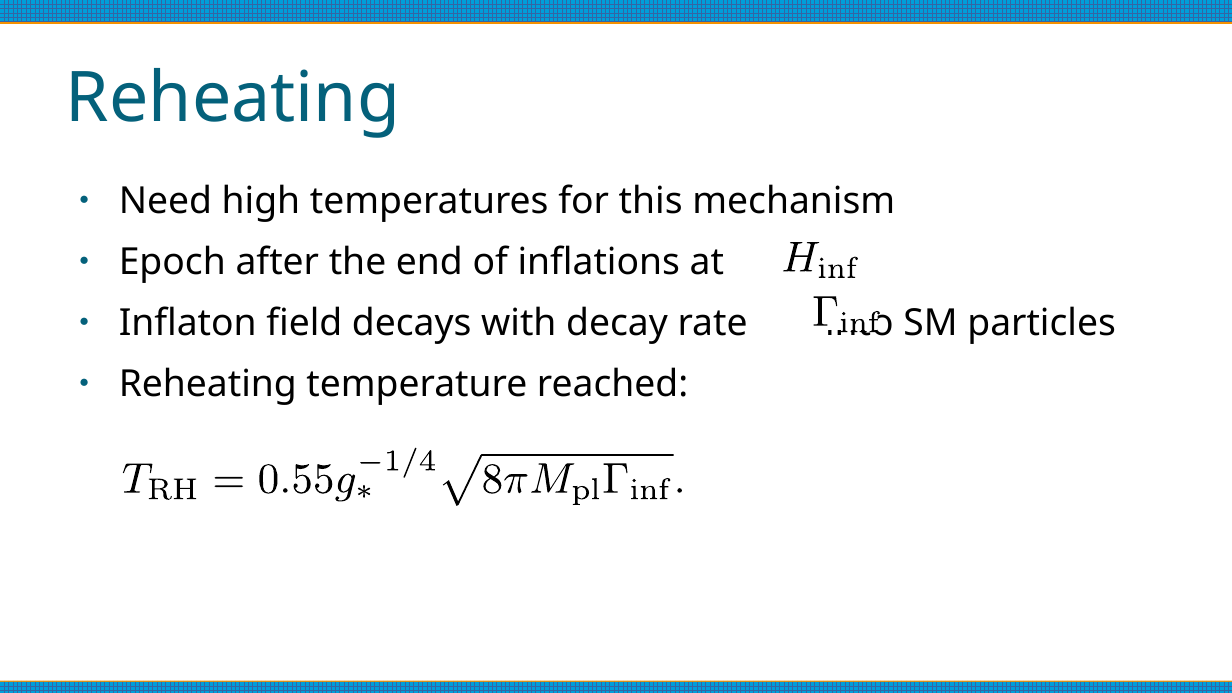
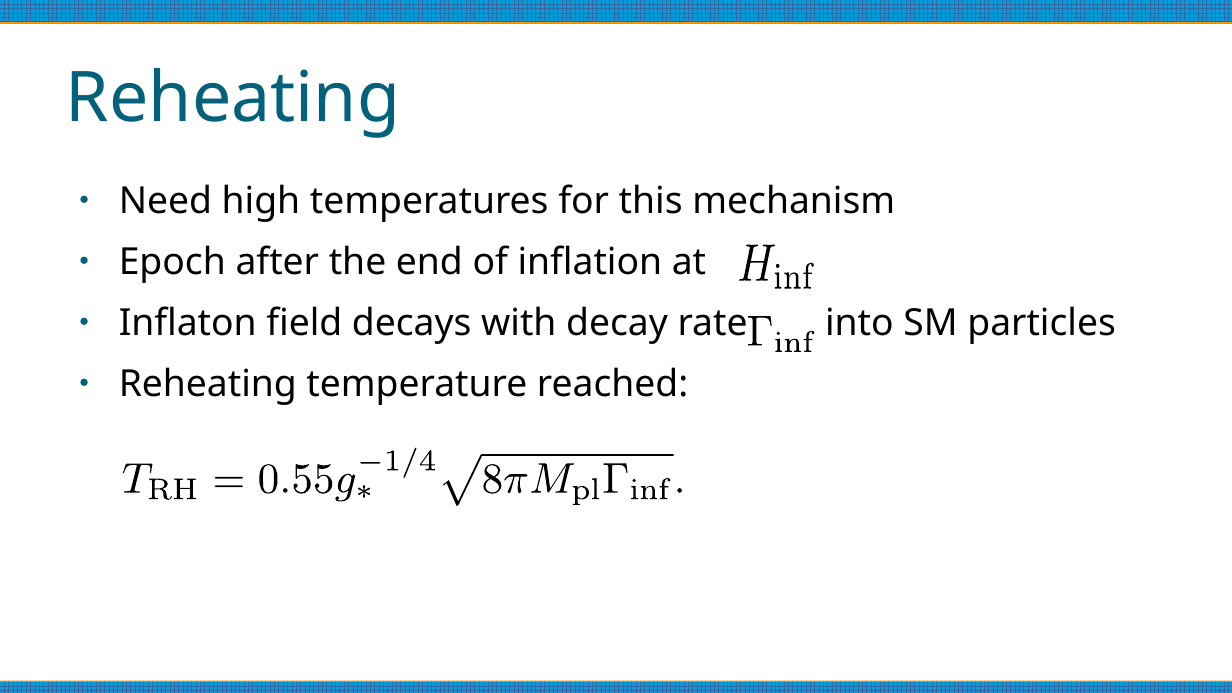
Before and after one commit to anna-jana/masters-project, a slide deck: slide 8 of reports/thesis-talk/presentation.odp. Drawn at 1232x693 pixels with LibreOffice and Linux fonts; fonts in the diff are those of the drawing. Boxes give left, top, right and bottom in pixels: in the first picture for what was removed or moved away, otherwise in the second. Text is boxed around its words. In the diff, an @@ line names an element or a change of style, - is before the commit and + after.

```diff
--- a/reports/thesis-talk/presentation.odp
+++ b/reports/thesis-talk/presentation.odp
@@ text at [119,245,706,283]: text changed @@
-● Epoch after the end of inflations at
+● Epoch after the end of inflation at
@@ freeform shape: place and size @@
-freeform shape at [784,243,819,272]
+freeform shape at [739,245,775,281]
@@ freeform shape: place and size @@
-freeform shape at [784,245,856,276]
+freeform shape at [740,247,813,285]
@@ freeform shape: place and size @@
-freeform shape at [819,258,826,278]
+freeform shape at [775,264,781,288]
@@ freeform shape: place and size @@
-freeform shape at [847,257,859,278]
+freeform shape at [804,263,815,288]
@@ freeform shape: place and size @@
-freeform shape at [828,265,845,278]
+freeform shape at [785,273,802,290]
@@ 5 freeform shapes: place and size @@
-5 freeform shapes at [814,296,881,332]
+5 freeform shapes at [748,316,815,352]
```
Also in this commit, not shown: 14 other slides changed, 2 slides added, 1 slide removed, 7 other files.
